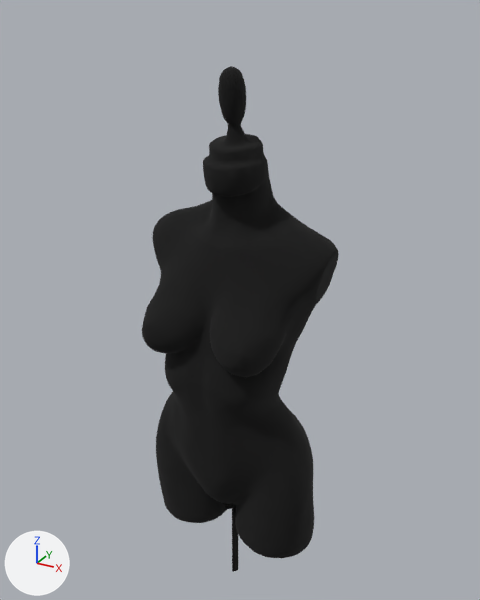
Renders of the glTF model public/models/female_mannequin.glb from each side of a commit.
Both versions are drawn from a 50 mm lens placed at (1.55, -2.78, 4.36), pointed at (-0.02, 0.08, 2.93). The lights are fixed; the arrows at lower left show +X, +Y and +Z. The picture after the commit comes second.

In view in the first picture: 'female'.
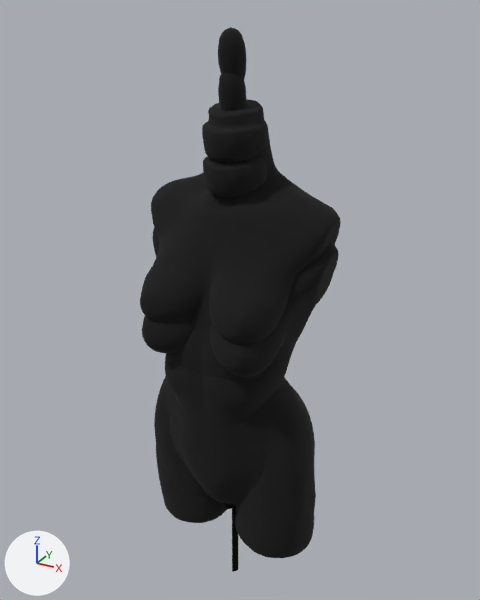
The newer file adds a shape key; the second version is drawn at full value of the shape key 'height_tall' of 'garment_cage', and the change is written as the vertex moves it makes.

Pixel boxes [x1, y1, x2, y2] of what changed, in the pictures (480 x 600 px):
```json
{"object": "garment_cage", "change": "added", "after": [140, 27, 341, 522], "on screen": "black"}
```

Scene script edits in JSON lines:
```json
{"op": "add", "block": "me_mesh_0_002", "code": ["me_mesh_0_002 = bpy.data.meshes.new('Mesh_0.002')", "me_mesh_0_002.from_pydata(...)  # 4109 vertices, 8185 faces; spans x -0.53..0.5, y -0.43..0.35, z 1.1..4.29", "me_mesh_0_002.materials.append(mat_mannequin_black)  # black #0c0c0c"]}
{"op": "add", "block": "ob_garment_cage", "code": ["ob_garment_cage = bpy.data.objects.new('garment_cage', me_mesh_0_002)", "ob_garment_cage.location = (0.0, 0.0, 0.0)"]}
```
